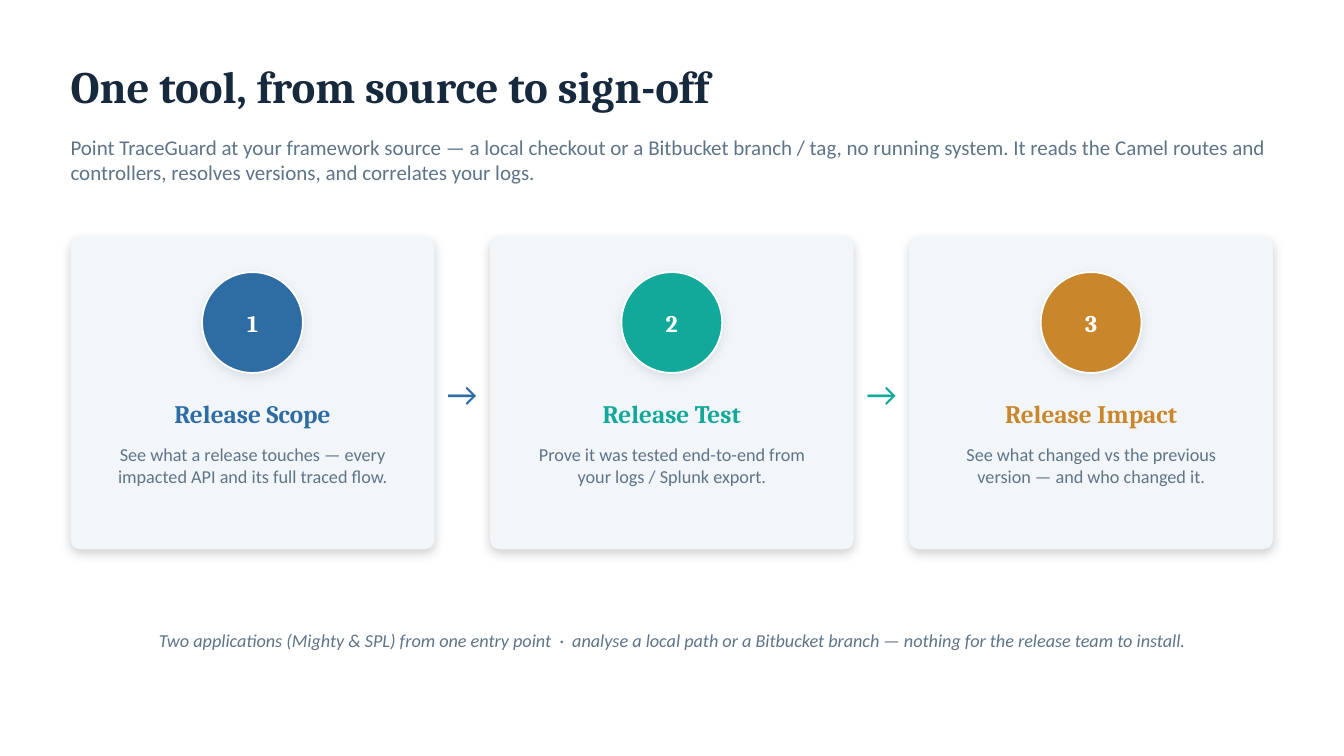
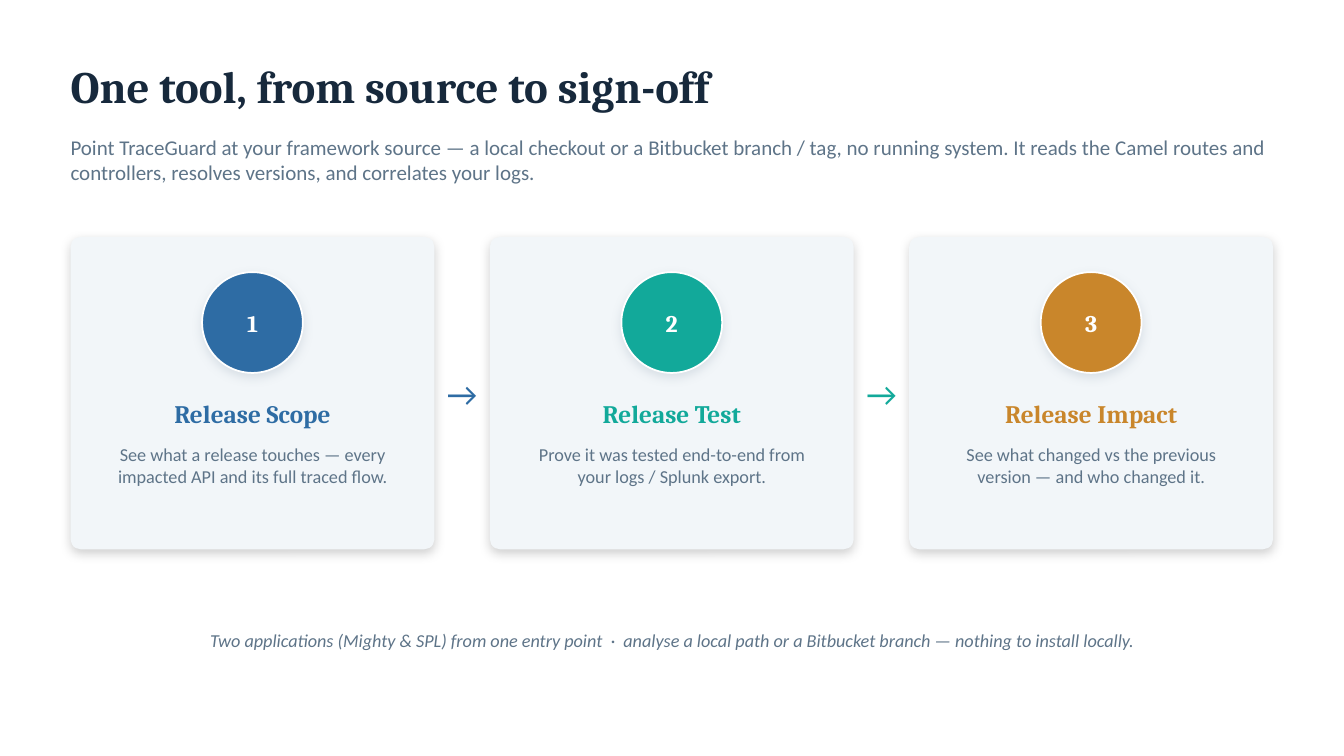
Before and after one commit to arjunramanjanappa/Camel-Routes-API-Tracing, a slide deck: slide 3 of docs/TraceGuard.pptx. Drawn at 1344x756 pixels with LibreOffice and Linux fonts; fonts in the diff are those of the drawing. Boxes give left, top, right and bottom in pixels: in the first picture for what was removed or moved away, otherwise in the second. Text is boxed around its words. In the diff, an @@ line names an element or a change of style, - is before the commit and + after.

```diff
--- a/docs/TraceGuard.pptx
+++ b/docs/TraceGuard.pptx
@@ text at box(210, 634, 1133, 650): text changed @@
-Two applications (Mighty & SPL) from one entry point · analyse a local path or a Bitbucket branch — nothing for the release team to install.
+Two applications (Mighty & SPL) from one entry point · analyse a local path or a Bitbucket branch — nothing to install locally.
```
Also in this commit, not shown: 1 other file.
